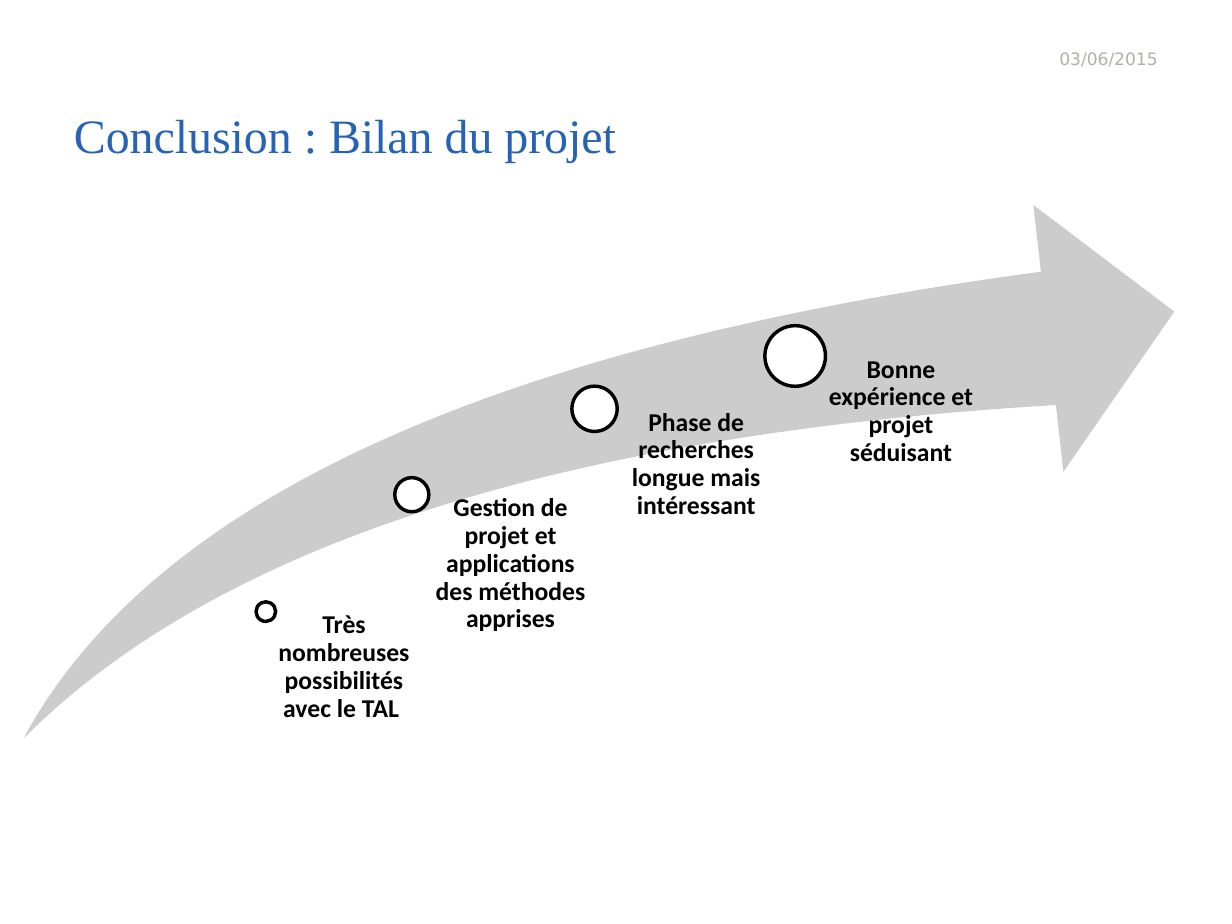
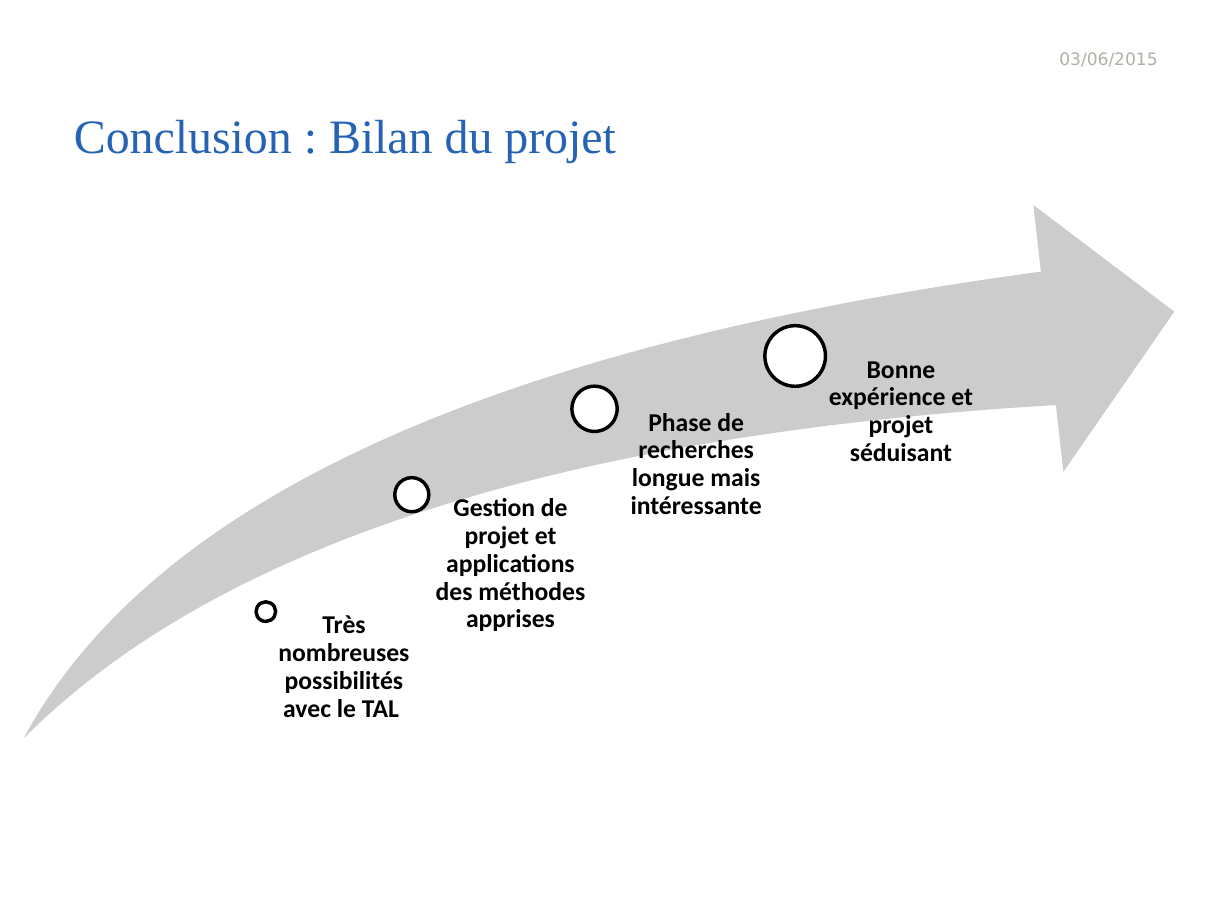
Before and after one commit to wael54/ProjetTER, a slide deck: slide 15 of Presentation_TER.pptx. Drawn at 1232x924 pixels with LibreOffice and Linux fonts; fonts in the diff are those of the drawing; background and template pictures are left out. Boxes give left, top, right and bottom in pixels: in the first picture for what was removed or moved away, otherwise in the second. Text is boxed around its words. In the diff, an @@ line names an element or a change of style, - is before the commit and + after.

```diff
--- a/Presentation_TER.pptx
+++ b/Presentation_TER.pptx
@@ text at bbox=[631, 413, 762, 515]: text changed @@
-Phase de recherches longue mais intéressant
+Phase de recherches longue mais intéressante
```
Also in this commit, not shown: 13 other files.
